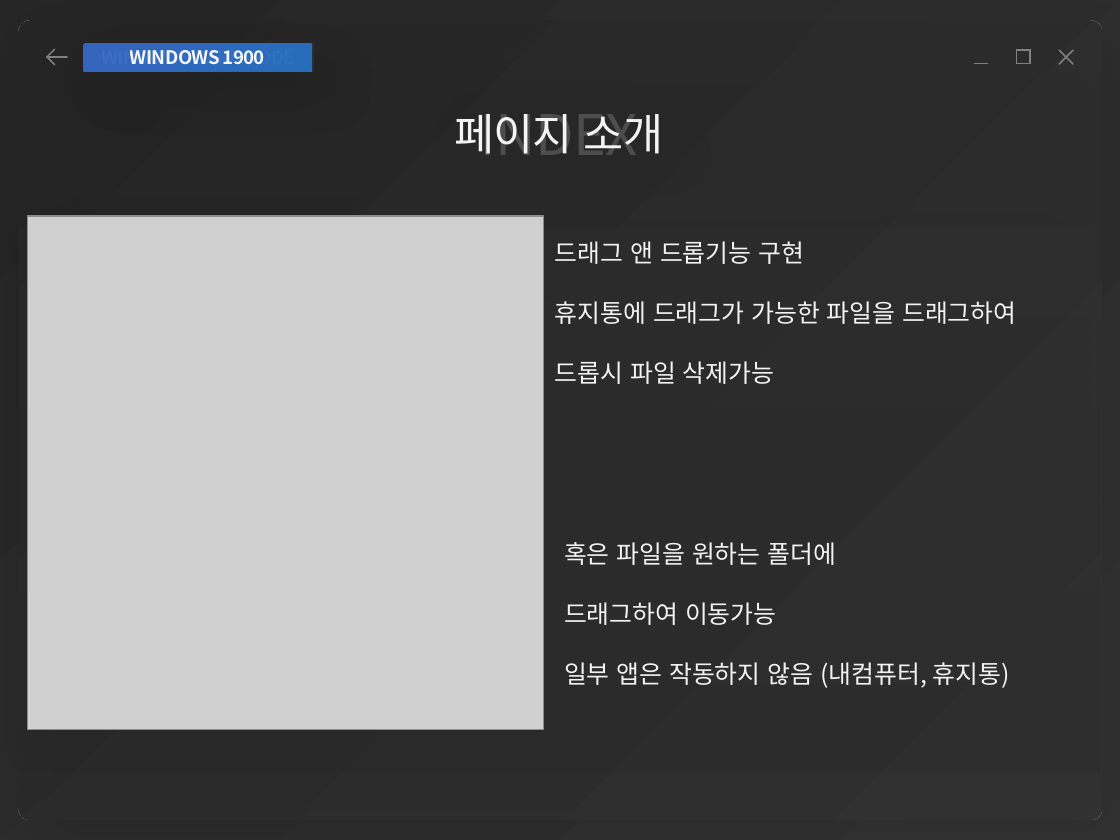
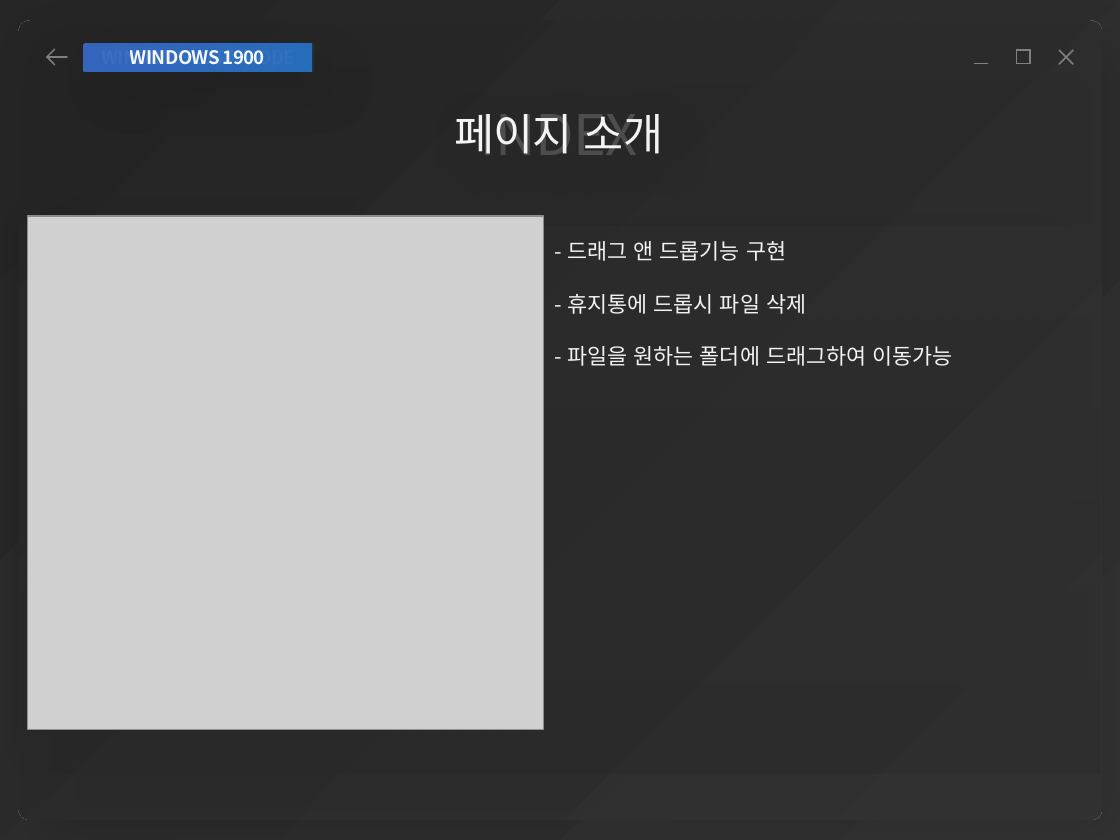
Before and after one commit to yonggyu01/windowProject, a slide deck: slide 15 of 김용규 개인포폴.pptx. Drawn at 1120x840 pixels with LibreOffice and Linux fonts; fonts in the diff are those of the drawing; grey boxes stand for pictures; background and template pictures are left out. Boxes give left, top, right and bottom in pixels: in the first picture for what was removed or moved away, otherwise in the second. Text is boxed around its words. In the diff, an @@ line names an element or a change of style, - is before the commit and + after.

```diff
--- a/김용규 개인포폴.pptx
+++ b/김용규 개인포폴.pptx
@@ text at <box>567,241,953,366</box>: text changed; size 16 to 14 pt @@
-드래그 앤 드롭기능 구현
-휴지통에 드래그가 가능한 파일을 드래그하여
-드롭시 파일 삭제가능
+- 드래그 앤 드롭기능 구현
+- 휴지통에 드롭시 파일 삭제
+- 파일을 원하는 폴더에 드래그하여 이동가능
@@ text removed at <box>564,542,1010,688</box> @@
-혹은 파일을 원하는 폴더에
-드래그하여 이동가능
-일부 앱은 작동하지 않음 (내컴퓨터, 휴지통)
```
Also in this commit, not shown: 17 other slides changed, 4 other files.
